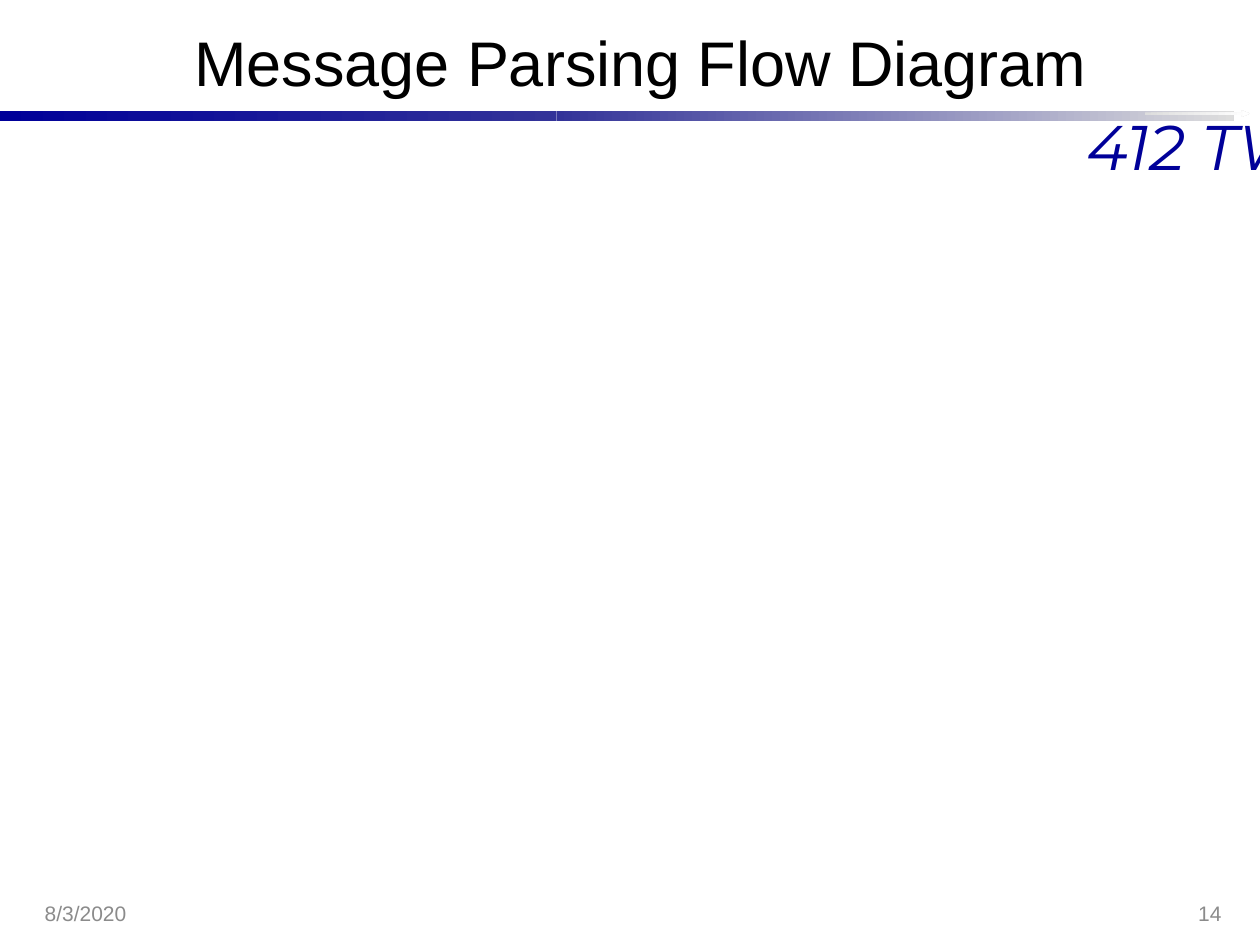
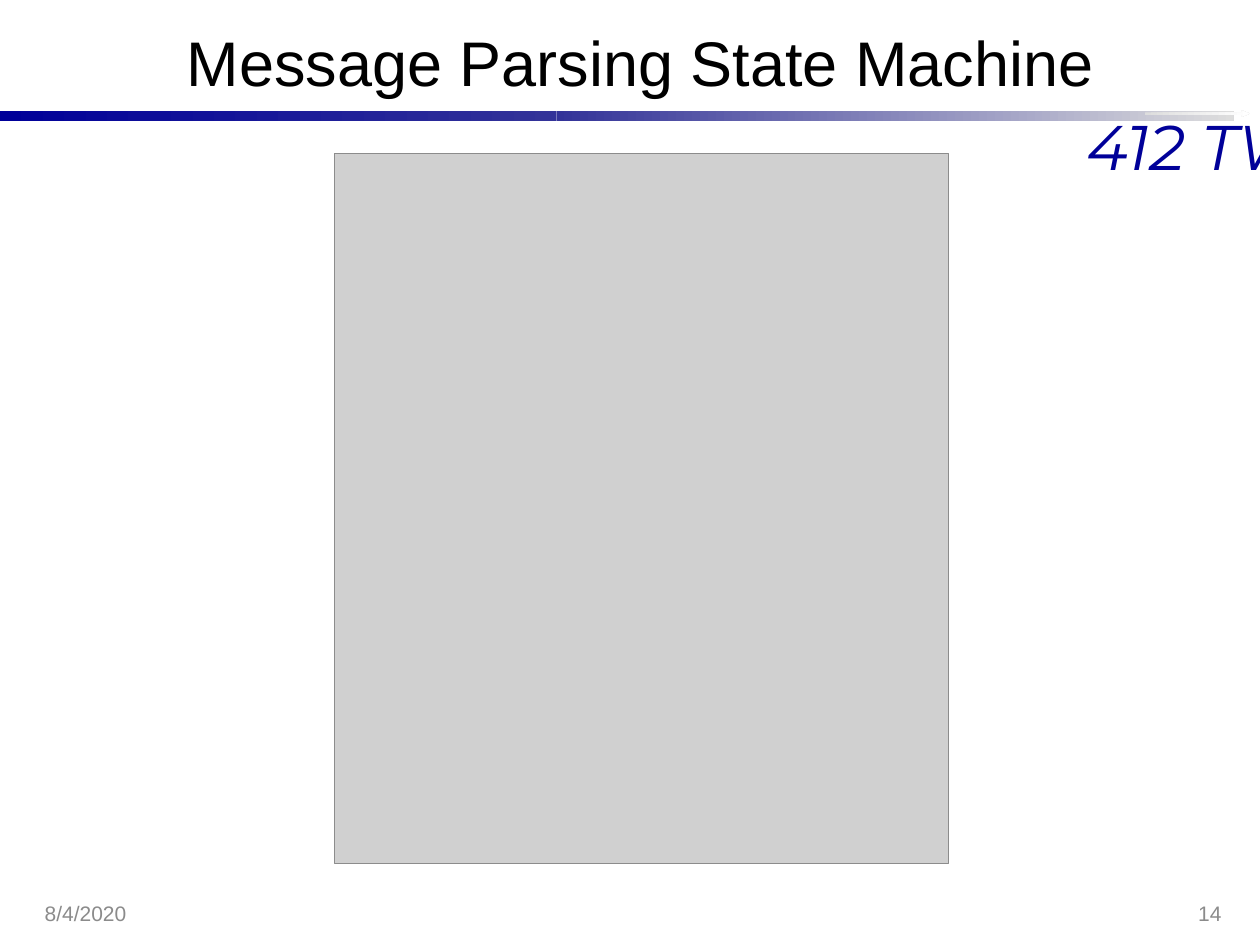
Before and after one commit to Hannsel101/PCIP_Intern_Proj_1, a slide deck: slide 14 of BestXYZ_Presentation.pptx. Drawn at 1260x945 pixels with LibreOffice and Linux fonts; fonts in the diff are those of the drawing; grey boxes stand for pictures; background and template pictures are left out. Boxes give left, top, right and bottom in pixels: in the first picture for what was removed or moved away, otherwise in the second. Text is boxed around its words. In the diff, an @@ line names an element or a change of style, - is before the commit and + after.

```diff
--- a/BestXYZ_Presentation.pptx
+++ b/BestXYZ_Presentation.pptx
@@ title at (187,40,1093,98): text changed @@
-Message Parsing Flow Diagram
+Message Parsing State Machine
@@ picture added at (335,154,950,864) @@
@@ text at (45,906,127,921): text changed @@
-8/3/2020
+8/4/2020
```
Also in this commit, not shown: 14 other slides changed, 1 slide removed, 7 other files.
